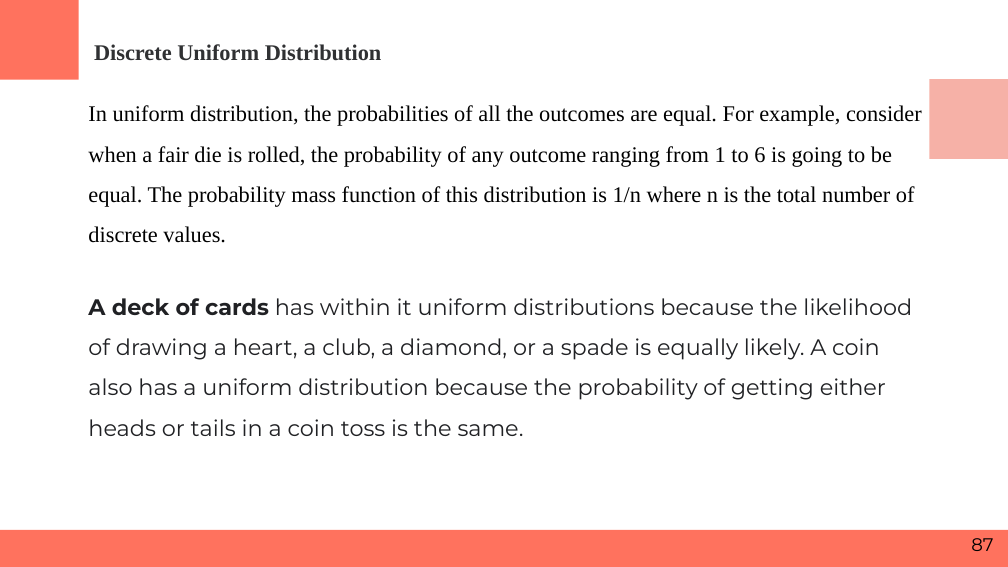
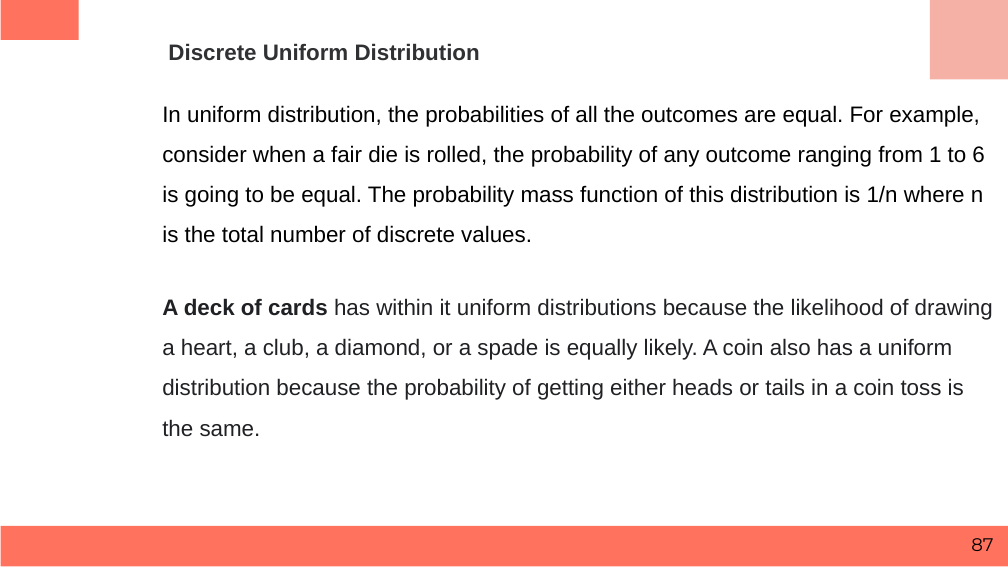
Before and after one commit to RashmivernekarN/ai_with_python_keonics, a slide deck: slide 87 of Module3/Business Statistics.pptx. Drawn at 1008x567 pixels with LibreOffice and Linux fonts; fonts in the diff are those of the drawing. Boxes give left, top, right and bottom in pixels: in the first picture for what was removed or moved away, otherwise in the second. Text is boxed around its words. In the diff, an @@ line names an element or a change of style, - is before the commit and + after.

```diff
--- a/Module3/Business Statistics.pptx
+++ b/Module3/Business Statistics.pptx
@@ rectangle: place and size @@
-rectangle at bbox=[0, 0, 79, 80]
+rectangle at bbox=[1, 0, 79, 39]
@@ text "Discrete Uniform Distribution": place and size @@
-text "Discrete Uniform Distribution" at bbox=[88, 44, 922, 436]
+text "Discrete Uniform Distribution" at bbox=[162, 43, 993, 437]
@@ text "Discrete Uniform Distribution" at bbox=[162, 43, 993, 437]: font Times New Roman to Arial in "Discrete Uniform Distribution", "In uniform distribution, the probabilities of all ..."; font Montserrat to Arial in "A deck of cards has within it ..." @@
@@ rectangle: place and size @@
-rectangle at bbox=[929, 80, 1008, 159]
+rectangle at bbox=[930, 0, 1008, 79]
@@ rectangle: place and size @@
-rectangle at bbox=[0, 530, 1008, 567]
+rectangle at bbox=[1, 526, 1008, 566]
```
Also in this commit, not shown: 105 other slides changed, 1 slide added.
